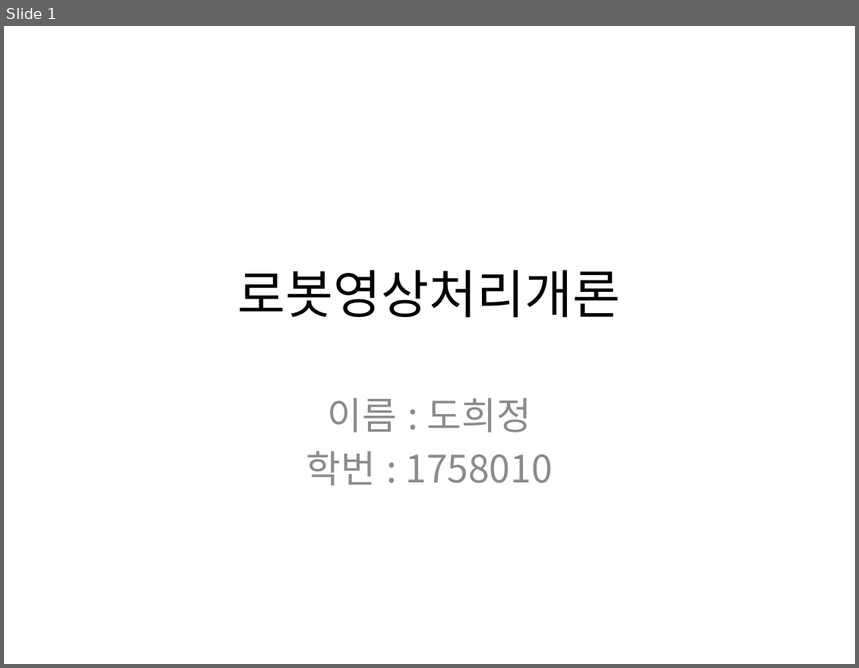
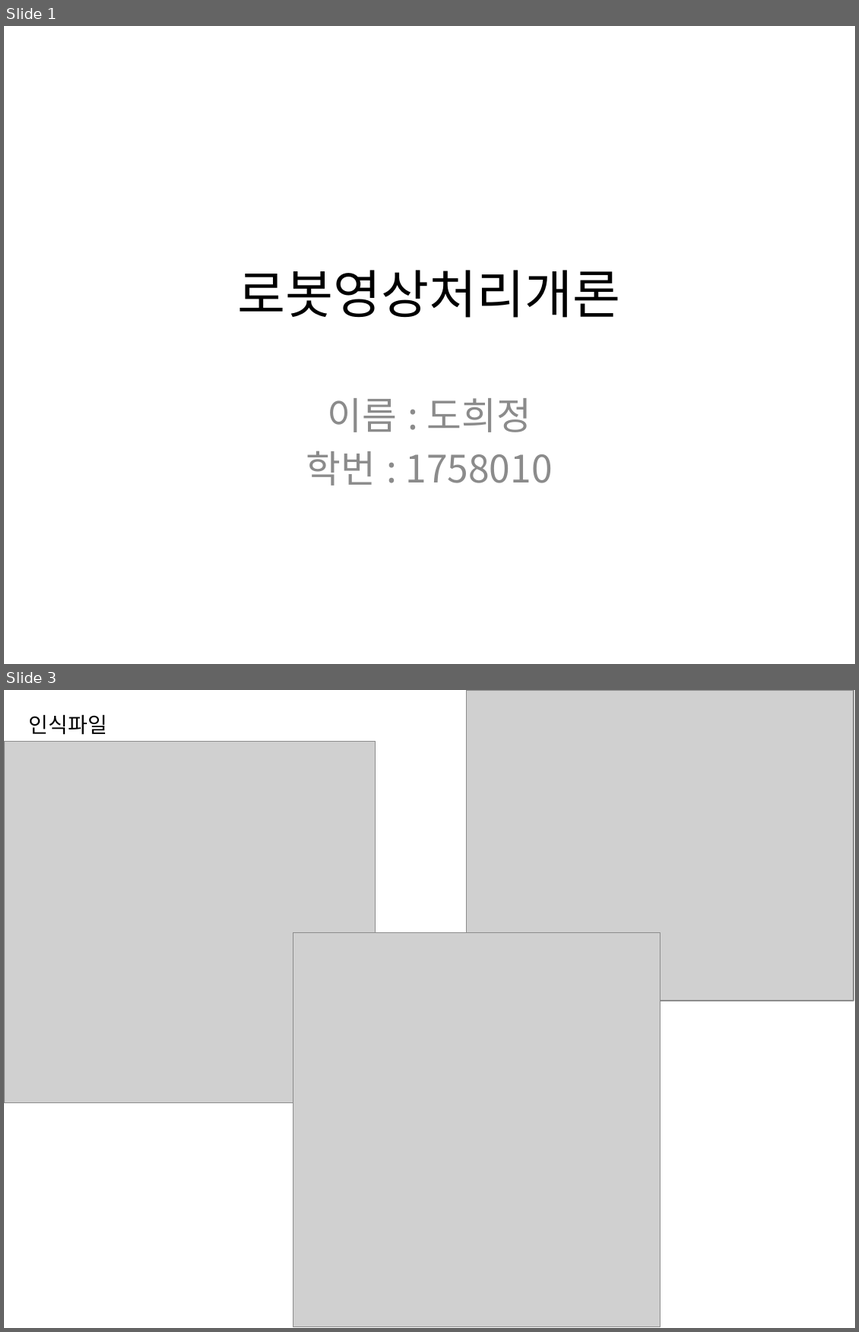
Before and after one commit to dev-learning1/Hand_gesture_recognizer_using_TKinter_numpy_and_python, a slide deck: 과제5발표.pptx. Shown one above the other, each under a label of ours: slide 1 before the commit, slides 1 and 3 after it; the slides between them are not shown. The pictures are 859x668 and 859x1332 pixels, drawn with LibreOffice and Linux fonts; fonts in the diff are those of the drawing; grey boxes stand for pictures. Boxes give left, top, right and bottom in pixels: in the first picture for what was removed or moved away, otherwise in the second. Text is boxed around its words. In the diff, an @@ line names an element or a change of style, - is before the commit and + after.

```diff
--- a/과제5발표.pptx
+++ b/과제5발표.pptx
@@ slide 3 added at [4,690,855,1328], background #FFFFFF @@
@@ picture added at [467,690,854,1001] @@
@@ text added at [29,715,107,735], 18 pt, text #000000 @@
+인식파일
@@ picture added at [4,741,375,1103] @@
@@ picture added at [294,932,661,1328] @@
```
Also in this commit, not shown: 1 other slide added.
